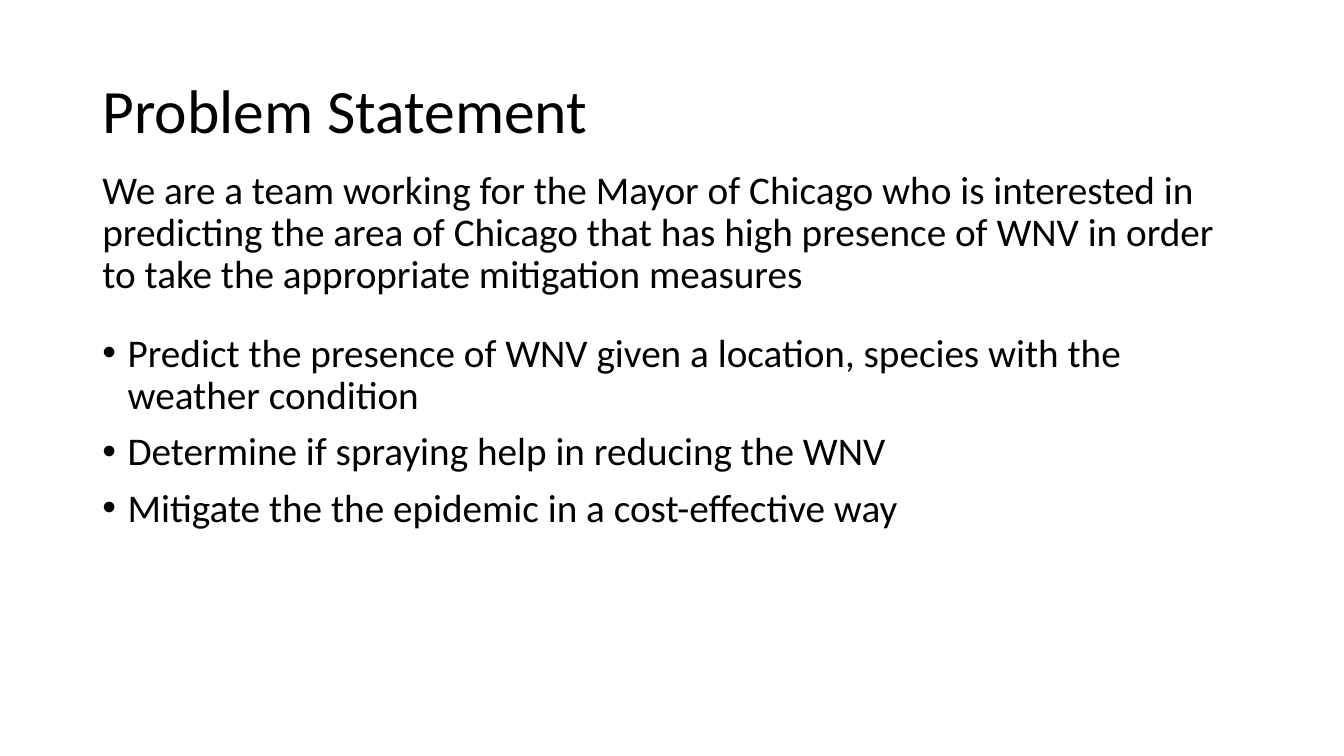
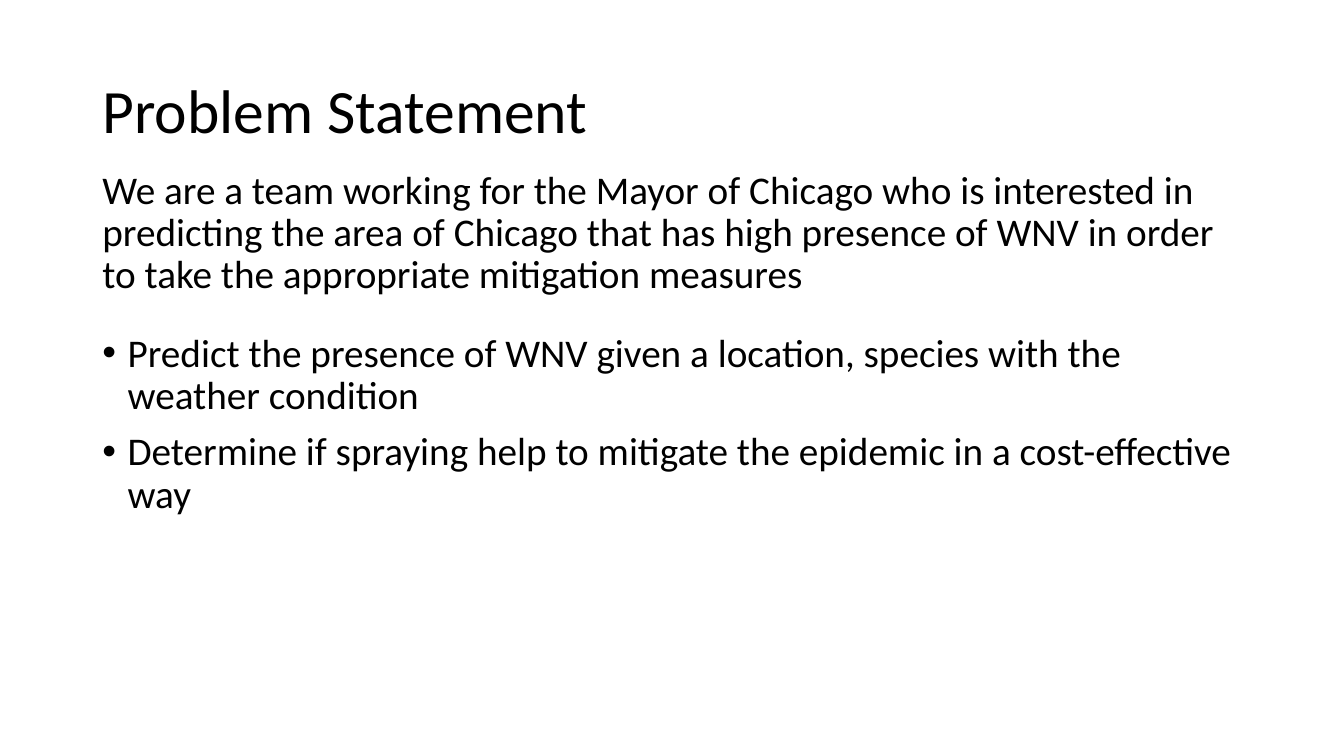
Before and after one commit to ngwtl/DSI-SG-24-projects, a slide deck: slide 2 of project_4/project-4-presentation.pptx. Drawn at 1344x756 pixels with LibreOffice and Linux fonts; fonts in the diff are those of the drawing. Boxes give left, top, right and bottom in pixels: in the first picture for what was removed or moved away, otherwise in the second. Text is boxed around its words. In the diff, an @@ line names an element or a change of style, - is before the commit and + after.

```diff
--- a/project_4/project-4-presentation.pptx
+++ b/project_4/project-4-presentation.pptx
@@ text at box(128, 437, 1231, 515): text changed @@
-• Determine if spraying help in reducing the WNV
-• Mitigate the the epidemic in a cost-effective way
+• Determine if spraying help to mitigate the epidemic in a cost-effective way
```
Also in this commit, not shown: 10 other slides changed, 58 other files.
